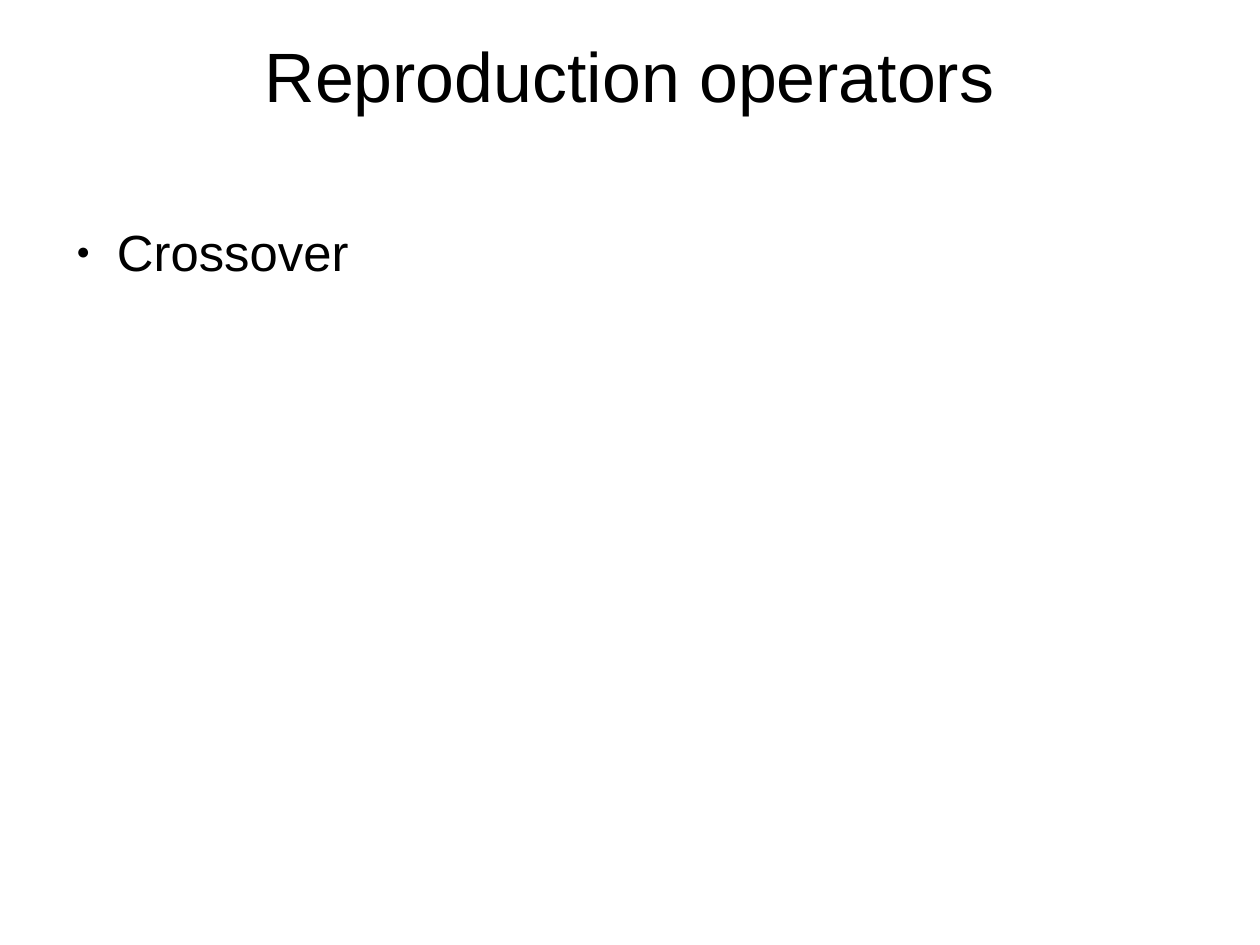
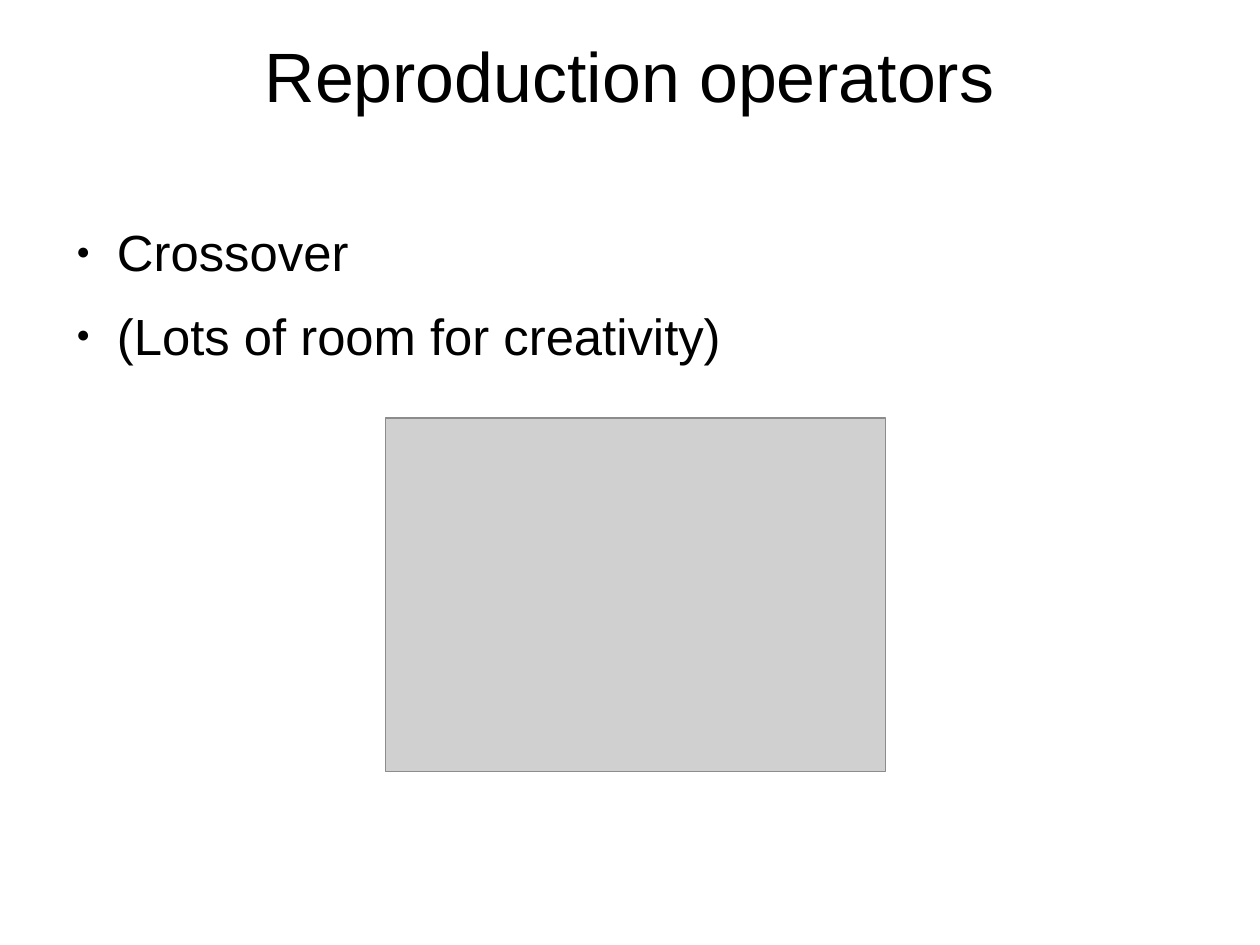
Before and after one commit to philtomson/OSBridge2012Talk, a slide deck: slide 10 of OSBridge2012.odp. Drawn at 1260x945 pixels with LibreOffice and Linux fonts; fonts in the diff are those of the drawing; grey boxes stand for pictures. Boxes give left, top, right and bottom in pixels: in the first picture for what was removed or moved away, otherwise in the second. Text is boxed around its words. In the diff, an @@ line names an element or a change of style, - is before the commit and + after.

Commit message:
added slides and lots of pics

```diff
--- a/OSBridge2012.odp
+++ b/OSBridge2012.odp
@@ text at box(117, 318, 720, 365): paragraph added @@
+● (Lots of room for creativity)
@@ picture added at box(386, 418, 886, 772) @@
```
Also in this commit, not shown: 7 other slides changed, 7 slides added.
